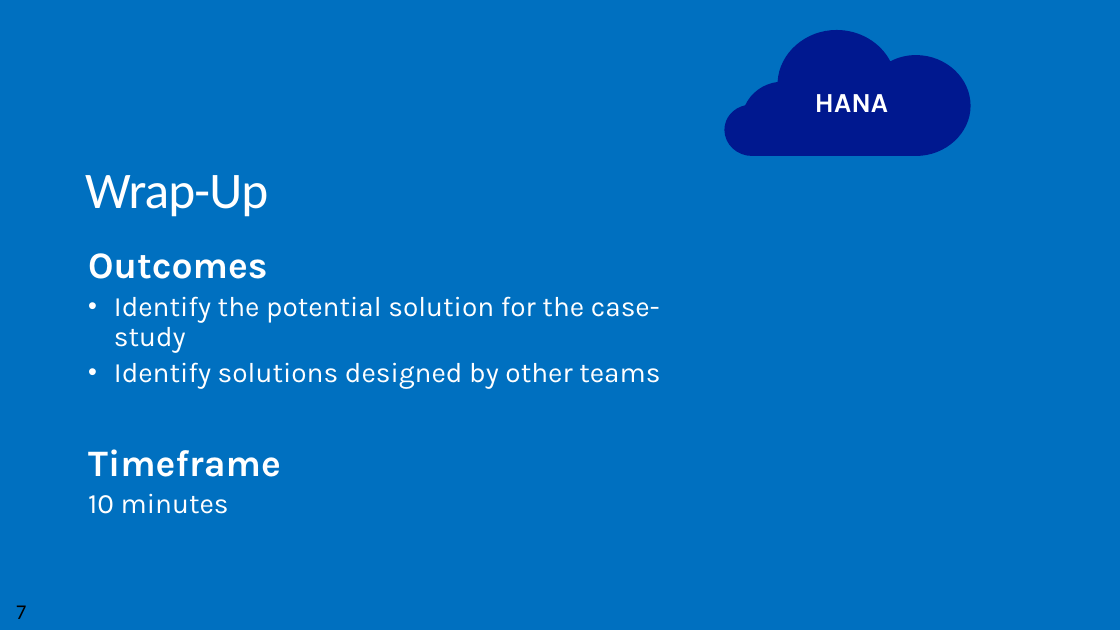
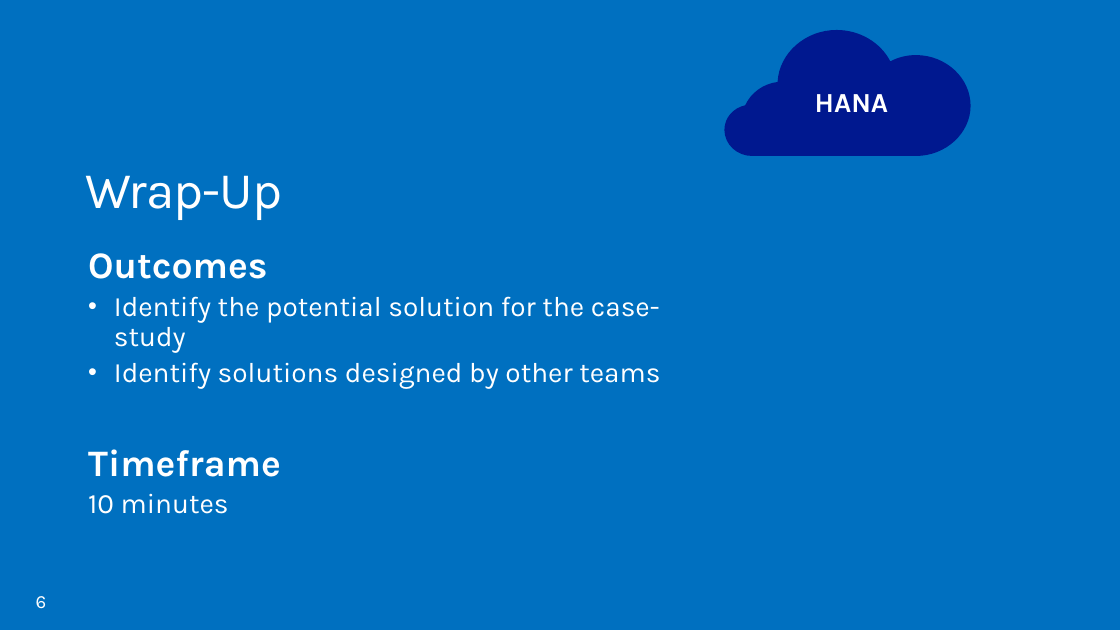
Before and after one commit to AzureCAT-GSI/SAP-on-Azure, a slide deck: slide 6 of Presentations/HANA on Azure Case Study.pptx (slide 7 before the commit). Drawn at 1120x630 pixels with LibreOffice and Linux fonts; fonts in the diff are those of the drawing; background and template pictures are left out. Boxes give left, top, right and bottom in pixels: in the first picture for what was removed or moved away, otherwise in the second. Text is boxed around its words. In the diff, an @@ line names an element or a change of style, - is before the commit and + after.

```diff
--- a/Presentations/HANA on Azure Case Study.pptx
+++ b/Presentations/HANA on Azure Case Study.pptx
@@ title "Wrap-Up" at [85,175,282,220]: font Calibri to Karla @@
@@ page number added at [36,596,47,609], 16 pt, text #FFFFFF @@
+6
@@ page number removed at [16,605,27,619] @@
-7
```
Also in this commit, not shown: 4 other slides changed, 6 slides added, 1 slide removed, 2 other files.
